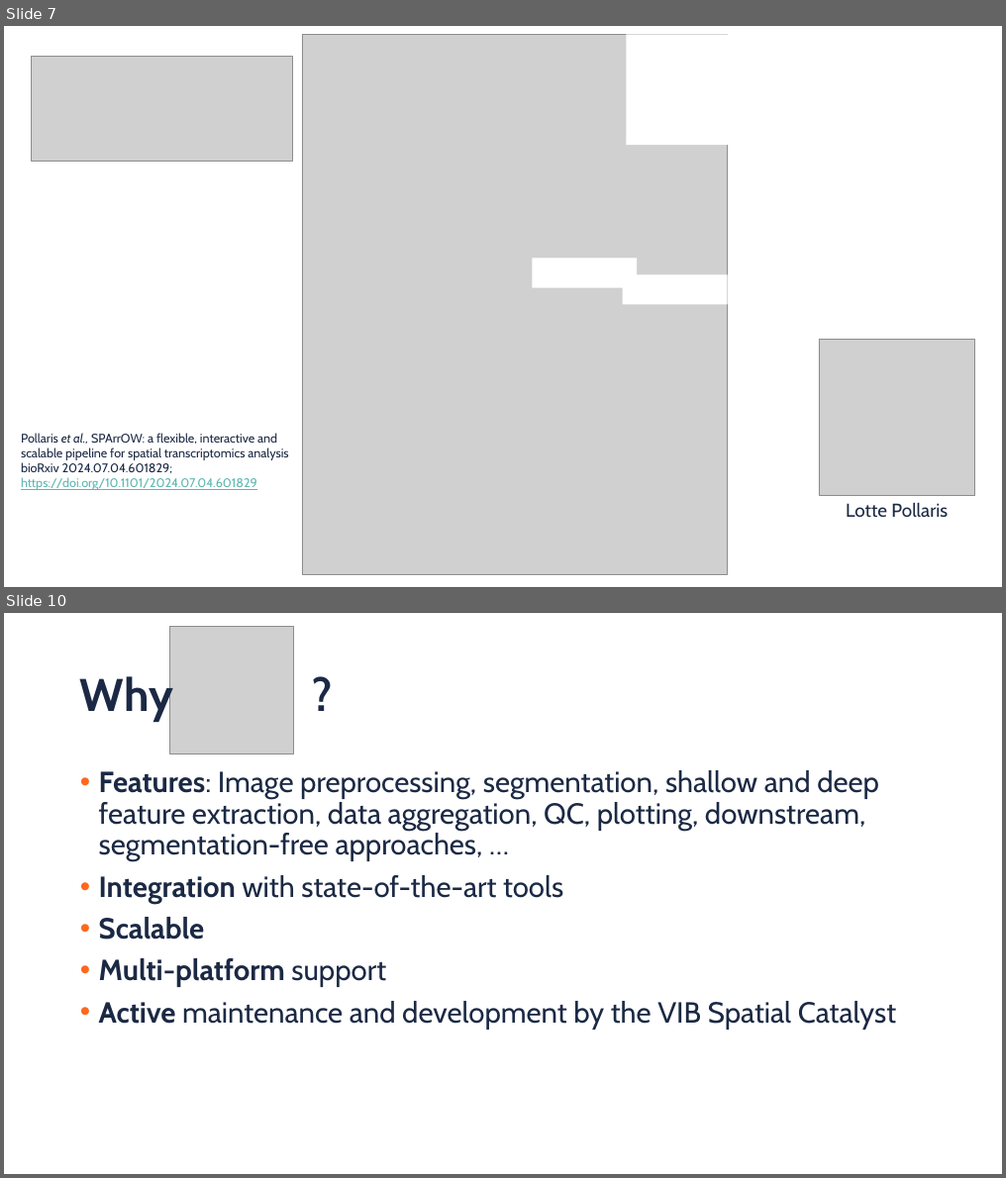
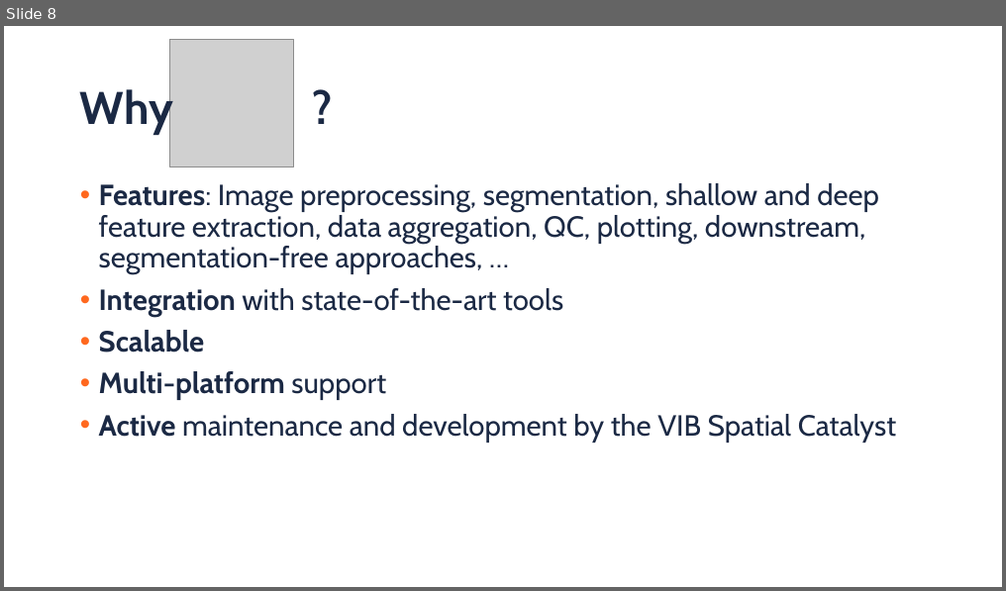
Before and after one commit to vibspatial/targeted_transcriptomics_training, a slide deck: presentations/Introduction.pptx. Shown one above the other, each under a label of ours: slides 7 and 10 before the commit, slide 8 after it; the slides between them are not shown. The pictures are 1006x1178 and 1006x591 pixels, drawn with LibreOffice and Linux fonts; fonts in the diff are those of the drawing; grey boxes stand for pictures; background and template pictures are left out. Boxes give left, top, right and bottom in pixels: in the first picture for what was removed or moved away, otherwise in the second. Text is boxed around its words. In the diff, an @@ line names an element or a change of style, - is before the commit and + after.

```diff
--- a/presentations/Introduction.pptx
+++ b/presentations/Introduction.pptx
@@ slide 7 removed at [4,26,1002,587], background picture (left out) @@
@@ picture removed at [302,34,727,575] @@
@@ rectangle removed at [626,34,737,145] @@
@@ picture removed at [32,57,293,161] @@
@@ rectangle removed at [533,258,638,288] @@
@@ rectangle removed at [623,274,727,304] @@
@@ picture removed at [819,340,975,495] @@
@@ text removed at [21,433,288,490] @@
-Pollaris et al., SPArrOW: a flexible, interactive and scalable pipeline for spatial transcriptomics analysis
-bioRxiv 2024.07.04.601829; https://doi.org/10.1101/2024.07.04.601829
@@ text removed at [846,503,947,518] @@
-Lotte Pollaris
@@ what was slide 10 is now slide 8 @@
```
Also in this commit, not shown: 4 slides changed, 1 other slide removed, 1 other file.
